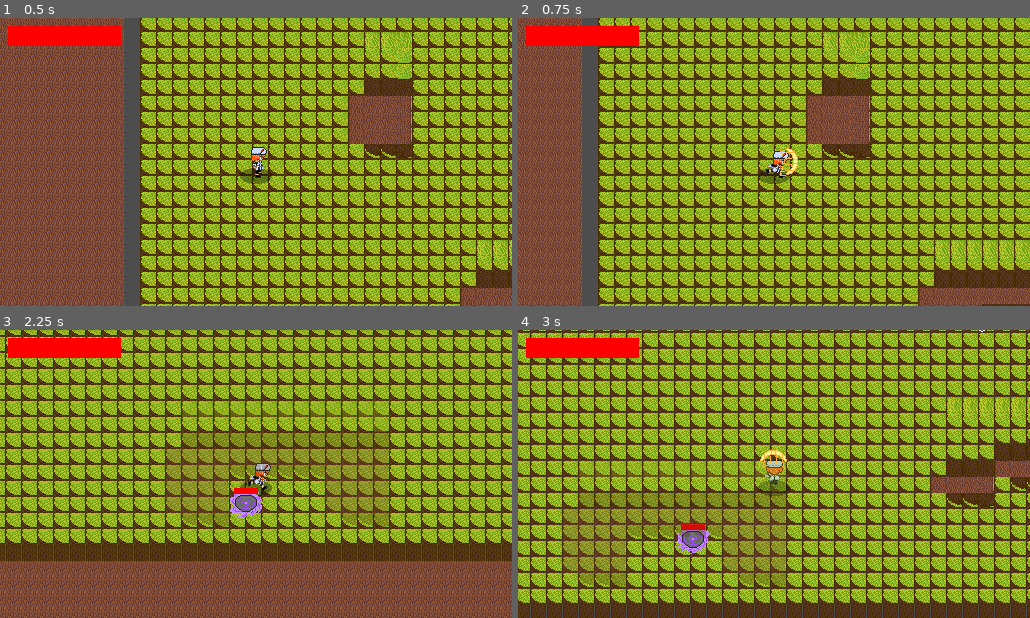
Above: before the commit, frames 1-4 (two rows, left to right).
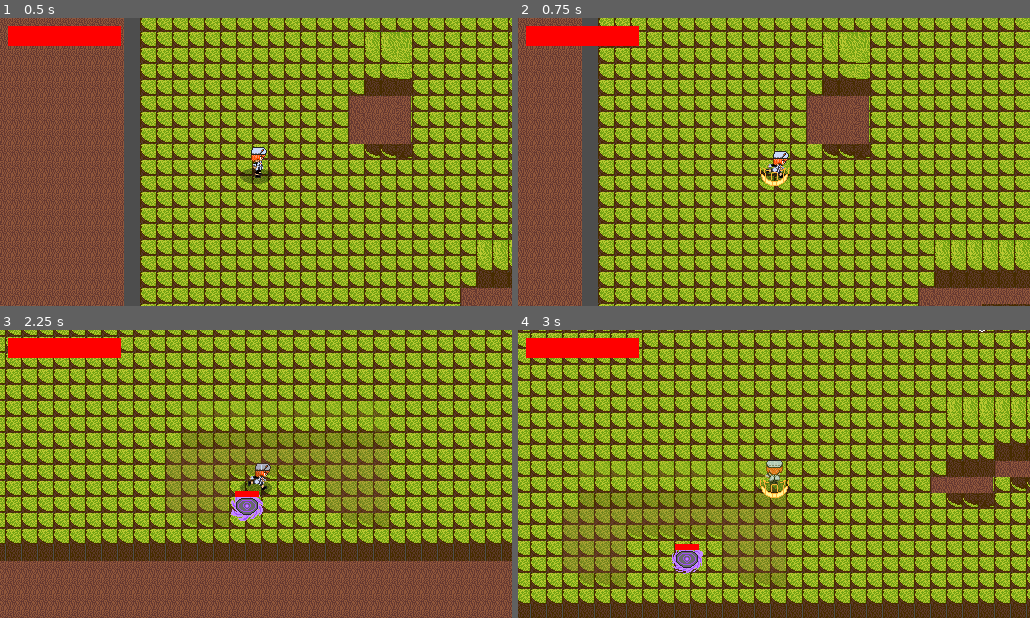
Above: after the commit, the same moments.

Repository: NiroJr/TheHerosFall
Game: Godot game, scene res://Scenes/main.tscn
Two runs of this game, one before a commit and one after it. Both use one fixed random seed, a clock stepped at 60 frames per second and the inputs below.
Inputs (mouse positions are in pixels of both pictures, inside the frame that each line leads up to):
- Up to frame 1 (0.5 s): no input
- Up to frame 2 (0.75 s): tap Enter at 0.5 s; move the mouse to (886, 147) at 0.52 s; hold D (Right) from 0.53 s (still down); tap E (Parry) at 0.6 s; click (886, 147) at 0.67 s
- Up to frame 3 (2.25 s): tap X (sword_swing) at 0.8, 1.35 s; move the mouse to (153, 488) at 1.27 s; release D (Right) at 1.28 s; hold S (Down) 1.28-2.03 s; tap E (Parry) at 1.55 s; move the mouse to (307, 410) at 2.02 s; hold D (Right) from 2.03 s (still down); tap Q (Dash) at 2.1 s
- Up to frame 4 (3 s): tap X (sword_swing) at 2.3 s; move the mouse to (748, 531) at 2.77 s; release D (Right) at 2.78 s; hold W (Up) from 2.78 s (still down); tap E (Parry) at 2.85 s; click (748, 531) at 2.92 s

Frame 1 is identical in both runs. In frame 2, 0.3% of the frame differs, in the area x 47-55%, y 44-59%; in frame 3, 0.4%; in frame 4, 1.1%, in the area x 30-53%, y 41-85%.

Commit message:
Updated parry

Diff:
--- a/Scenes/basic_enemy.tscn
+++ b/Scenes/basic_enemy.tscn
@@ -66,7 +66,7 @@
 [node name="HitBox" type="Area2D" parent="." unique_id=131301359 groups=["Enemy"]]
 visible = false
 collision_layer = 4
-collision_mask = 13
+collision_mask = 45
 
 [node name="CollisionShape2D" type="CollisionShape2D" parent="HitBox" unique_id=637691548]
 scale = Vector2(1.5, 1.5)
--- a/Scenes/player.tscn
+++ b/Scenes/player.tscn
@@ -180,7 +180,7 @@
 }]
 
 [sub_resource type="CircleShape2D" id="CircleShape2D_fkwtr"]
-radius = 16.124516
+radius = 20.024984
 
 [sub_resource type="SpriteFrames" id="SpriteFrames_i5tie"]
 animations = [{
@@ -260,28 +260,36 @@
 "speed": 18.0
 }, {
 "frames": [{
-"duration": 1.0,
+"duration": 1.5,
+"texture": ExtResource("16_7ldla")
+}],
+"loop": 0,
+"name": &"parried",
+"speed": 5.0
+}, {
+"frames": [{
+"duration": 4.0,
 "texture": ExtResource("11_qpa8y")
 }, {
-"duration": 1.0,
+"duration": 4.0,
 "texture": ExtResource("12_sbwqj")
 }, {
-"duration": 1.0,
+"duration": 4.0,
 "texture": ExtResource("13_xwi16")
 }, {
-"duration": 1.0,
+"duration": 4.0,
+"texture": ExtResource("15_ph33w")
+}, {
+"duration": 12.0,
 "texture": ExtResource("14_sweqm")
-}, {
-"duration": 1.0,
-"texture": ExtResource("15_ph33w")
-}, {
-"duration": 1.0,
-"texture": ExtResource("16_7ldla")
 }],
 "loop": 0,
 "name": &"parry",
-"speed": 12.0
+"speed": 60.0
 }]
+
+[sub_resource type="RectangleShape2D" id="RectangleShape2D_r7t2e"]
+size = Vector2(34, 42)
 
 [sub_resource type="StyleBoxFlat" id="StyleBoxFlat_8gbba"]
 bg_color = Color(1, 0, 0, 1)
@@ -369,18 +377,16 @@
 offset = Vector2(0, -5)
 
 [node name="Parry" type="Area2D" parent="SwordSwing" unique_id=121541716 groups=["Parry"]]
-visible = false
+collision_layer = 32
 collision_mask = 12
 
 [node name="CollisionShape2D" type="CollisionShape2D" parent="SwordSwing/Parry" unique_id=24537388]
-position = Vector2(0, 10)
-shape = SubResource("CircleShape2D_fkwtr")
+position = Vector2(0, 5)
+shape = SubResource("RectangleShape2D_r7t2e")
 
 [node name="parry_anim" type="AnimatedSprite2D" parent="SwordSwing/Parry" unique_id=303857955]
 sprite_frames = SubResource("SpriteFrames_i5tie")
-animation = &"parry"
-frame = 5
-frame_progress = 1.0
+animation = &"parried"
 offset = Vector2(0, 5)
 
 [node name="Combo" type="Timer" parent="." unique_id=741614805]
@@ -398,4 +404,5 @@
 theme_override_styles/fill = SubResource("StyleBoxFlat_8gbba")
 show_percentage = false
 
+[connection signal="area_entered" from="SwordSwing/Parry" to="." method="_on_parry_area_entered"]
 [connection signal="timeout" from="Combo" to="." method="_on_combo_timeout"]
--- a/Scenes/projectile.tscn
+++ b/Scenes/projectile.tscn
@@ -106,7 +106,7 @@
 [node name="Area2D" type="Area2D" parent="." unique_id=587561607]
 visible = false
 collision_layer = 8
-collision_mask = 5
+collision_mask = 37
 
 [node name="CollisionShape2D" type="CollisionShape2D" parent="Area2D" unique_id=687197672]
 shape = SubResource("CircleShape2D_pqcdl")
--- a/Scripts/player.gd
+++ b/Scripts/player.gd
@@ -162,6 +162,9 @@
 	if Input.is_action_just_pressed("Parry"):
 		_parry()
 
+	if($SwordSwing/Parry/parry_anim.frame == 4):
+		$SwordSwing/Parry/CollisionShape2D.set_deferred("disabled", false)
+
 func _dash(dist: int, speed: float)-> void:
 	can_dash = false
 	is_dashing = true
@@ -177,7 +180,6 @@
 
 func _parry()-> void:
 	var parry : Node2D = $SwordSwing/Parry
-	parry.rotation = facing_angle - PI/2
 	$SwordSwing.visible = true
 	$SwordSwing/Combo1.visible = false
 	$SwordSwing/Combo2.visible = false
@@ -185,12 +187,14 @@
 	parry.visible = true
 	var shape = parry.get_node("CollisionShape2D")
 	var anim = parry.get_node(("parry_anim"))
-	shape.set_deferred("disabled", false)
 	anim.play("parry")
 	await anim.animation_finished
 	$SwordSwing.visible = false
 	parry.visible = false
 	shape.set_deferred("disabled", true)
+
+func _on_parry_area_entered(area: Area2D) -> void:
+	$SwordSwing/Parry/parry_anim.play("parried")
 
 func sword_swing() -> void:
 	is_swinging = true
@@ -207,6 +211,7 @@
 
 		$SwordSwing/Combo1.visible = use_combo1
 		$SwordSwing/Combo3.visible = not use_combo1
+		$SwordSwing/Parry.visible = false
 
 		combo_node.rotation = facing_angle - PI/2
 		# Mirror on the second hit, reset on the others
--- a/Scripts/projectile.gd
+++ b/Scripts/projectile.gd
@@ -41,6 +41,7 @@
 			collide.take_damage(1)
 			queue_free()
 		elif(area.is_in_group("Parry")):
+			print("area:", area)
 			dir = dir + PI
 			global_rotation = global_rotation+ PI
 			self.enemy_projectile = false
--- a/project.godot
+++ b/project.godot
@@ -94,6 +94,7 @@
 2d_physics/layer_3="Enemies"
 2d_physics/layer_4="Weapons"
 2d_physics/layer_5="Enemy_detection"
+2d_physics/layer_6="Parry"
 
 [physics]
 
